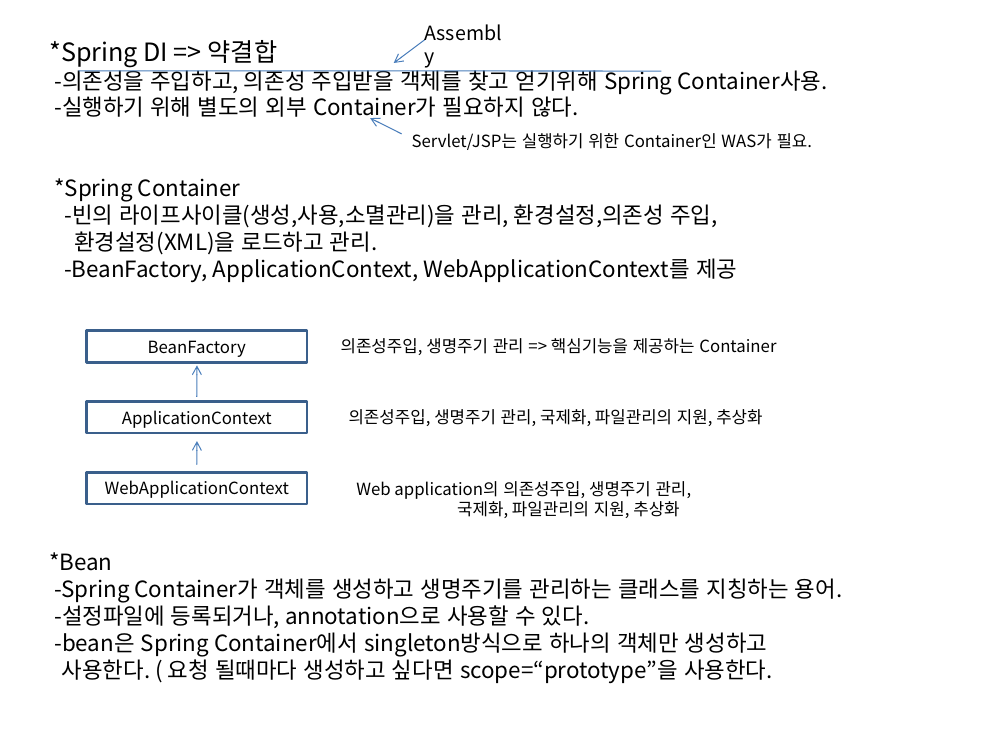
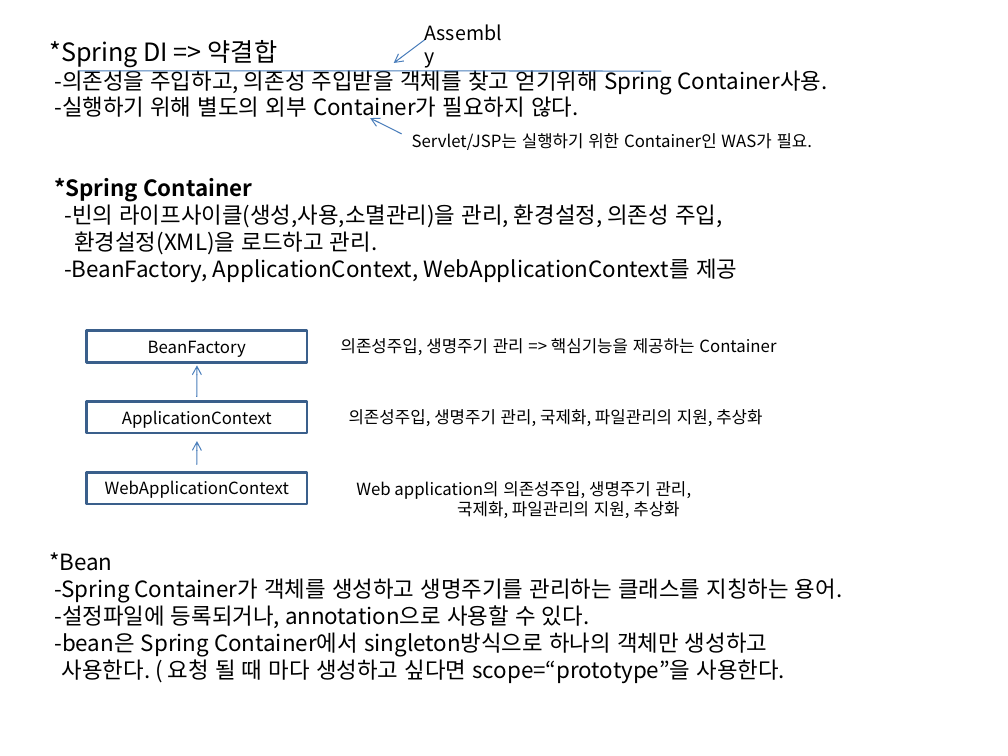
Before and after one commit to In0code/Programming_note, a slide deck: slide 1 of PPT/20231204_spring_di.pptx. Drawn at 1008x756 pixels with LibreOffice and Linux fonts; fonts in the diff are those of the drawing. Boxes give left, top, right and bottom in pixels: in the first picture for what was removed or moved away, otherwise in the second. Text is boxed around its words. In the diff, an @@ line names an element or a change of style, - is before the commit and + after.

```diff
--- a/PPT/20231204_spring_di.pptx
+++ b/PPT/20231204_spring_di.pptx
@@ text at (x1=54, y1=178, x2=252, y2=202): bold on in "*Spring Container" @@
@@ text at (x1=64, y1=200, x2=722, y2=228): spaces changed @@
--빈의 라이프사이클(생성,사용,소멸관리)을 관리, 환경설정,의존성 주입,
+-빈의 라이프사이클(생성,사용,소멸관리)을 관리, 환경설정, 의존성 주입,
@@ text at (x1=62, y1=655, x2=786, y2=683): spaces changed @@
-사용한다. ( 요청 될때마다 생성하고 싶다면 scope=“prototype”을 사용한다.
+사용한다. ( 요청 될 때 마다 생성하고 싶다면 scope=“prototype”을 사용한다.
```
Also in this commit, not shown: 2 other slides changed, 5 slides added, 1 other file.
